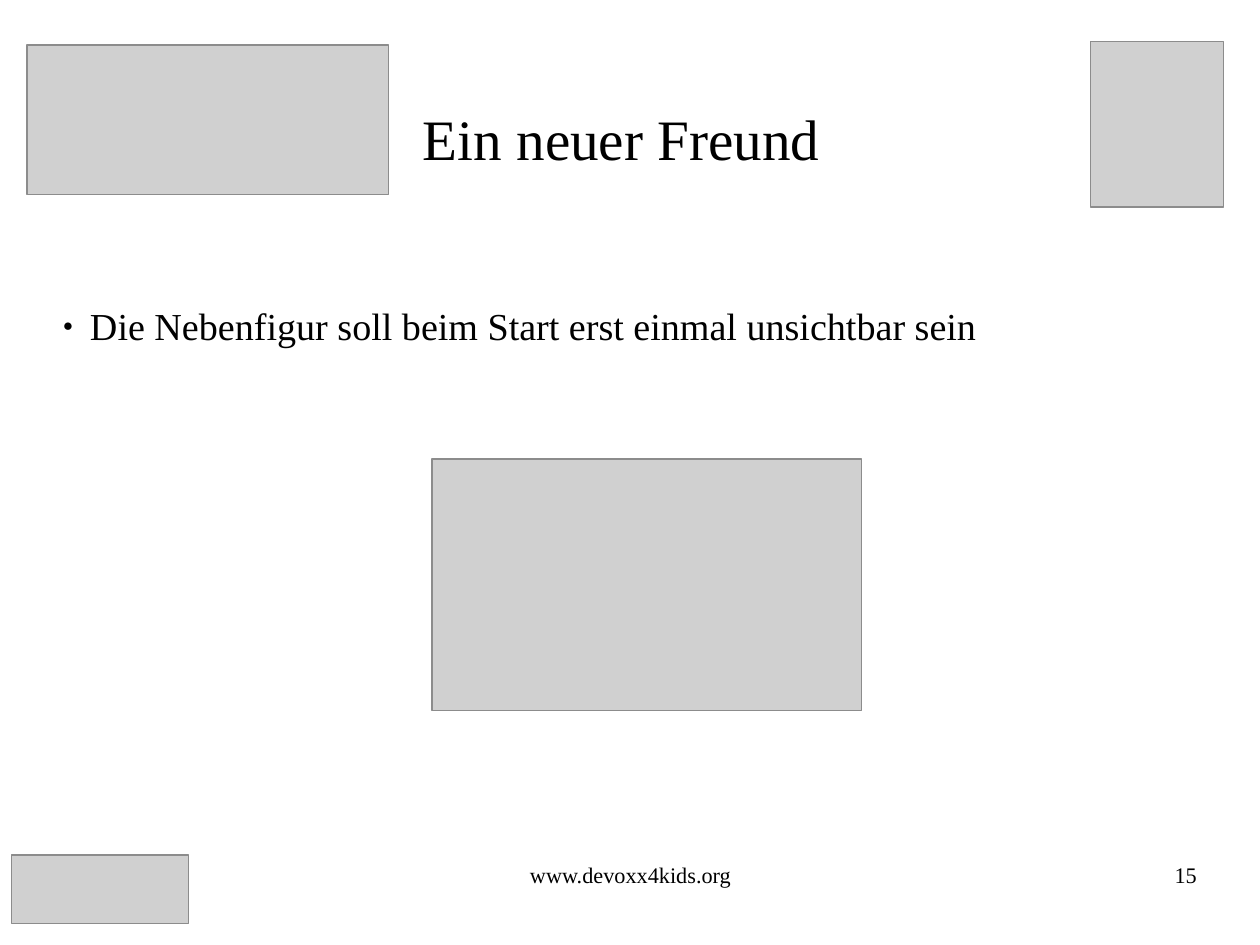
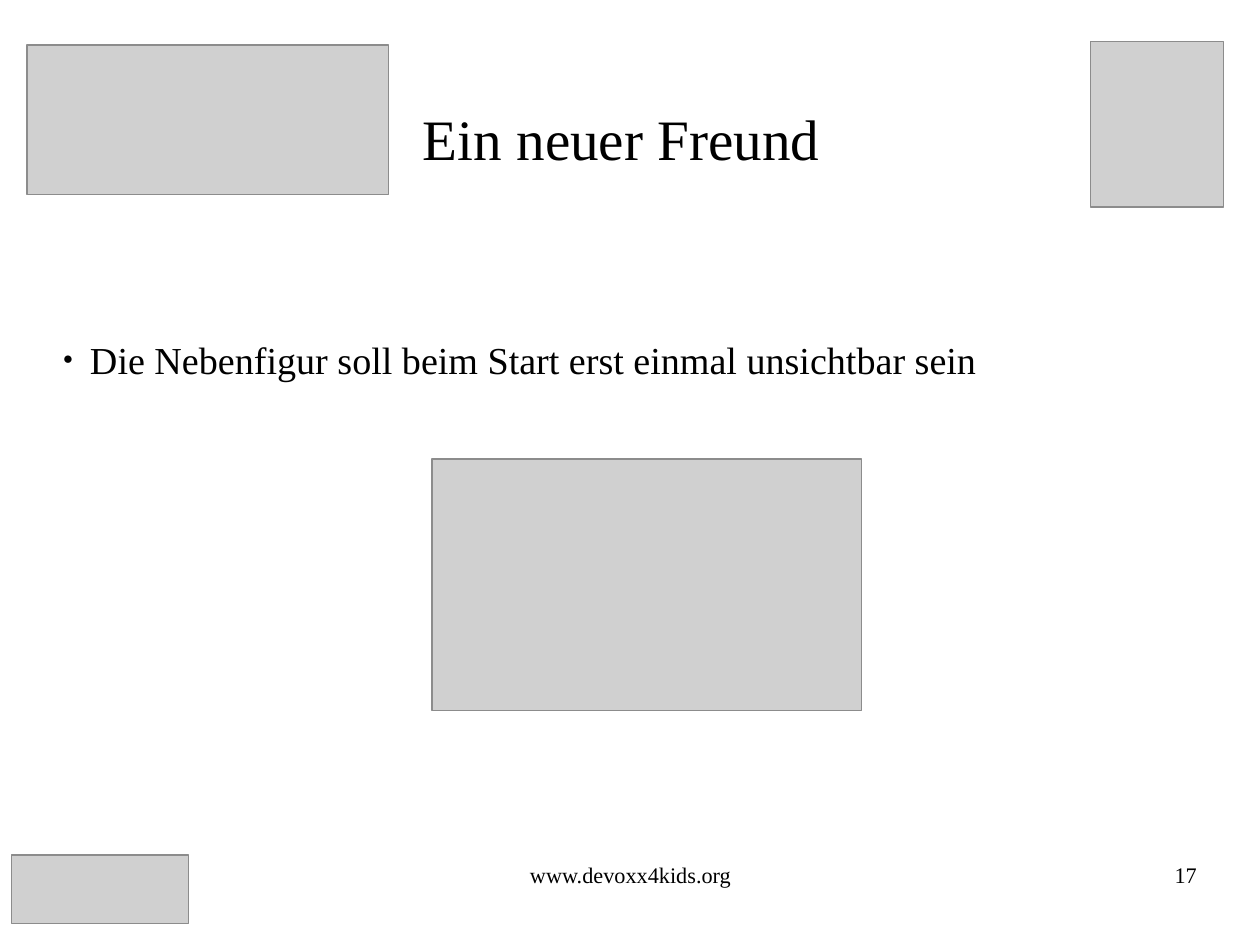
Before and after one commit to Devoxx4KidsDE/workshop-scratch, a slide deck: slide 17 of treasure_hunt/Schatz_Suche_Scratch_Aufgaben.odp (slide 15 before the commit). Drawn at 1260x945 pixels with LibreOffice and Linux fonts; fonts in the diff are those of the drawing; grey boxes stand for pictures. Boxes give left, top, right and bottom in pixels: in the first picture for what was removed or moved away, otherwise in the second. Text is boxed around its words. In the diff, an @@ line names an element or a change of style, - is before the commit and + after.

```diff
--- a/treasure_hunt/Schatz_Suche_Scratch_Aufgaben.odp
+++ b/treasure_hunt/Schatz_Suche_Scratch_Aufgaben.odp
@@ subtitle "Die Nebenfigur soll beim Start ...": place and size @@
-subtitle "Die Nebenfigur soll beim Start ..." at (90, 313, 976, 348)
+subtitle "Die Nebenfigur soll beim Start ..." at (90, 347, 976, 381)
@@ page number at (1175, 868, 1197, 883): text changed @@
-15
+17
```
Also in this commit, not shown: 13 other slides changed, 20 slides added, 1 other file.
